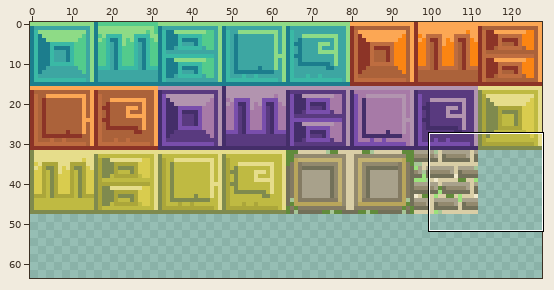
Sprite sheet, stored at data/tiles.png. Above, an overview of the earlier version with the close-up marked.
Close-up. Old version:
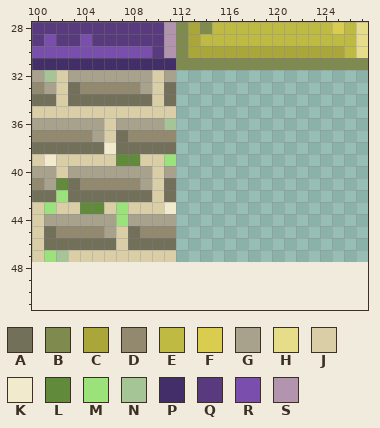
The file is 128x48 pixels. Shown: x 100..127, y 28..51. The old version is drawn lined up with the new one, on the new canvas. The commit also changed other parts of the picture, which this record leaves out.
Palette (. is transparent): A #727059  B #7f8a4e  C #aba63a  D #92896e  E #bfba42  F #d9cc4e  G #a8a18b  H #e6dd8b  J #d9cea6  K #f2eacd  L #618b3b  M #9be27a  N #a6c597  P #442e69  Q #593a7f  R #794eac  S #b294af
Pixels before, first column x 100:
28 QQQQQQQQQQQSBCBEEEEEEEEEEFEH
29 QRQQRQQQQQQSBCEEEEEEEEEEEEEH
30 RRRRRRRRRRQSBCCCCCCCCCCCCCEH
31 PPPPPPPPPPPPBBBBBBBBBBBBBBBB
32 GNJGGGGGGGJG................
33 DGJADDDDDGJA................
34 AAJAAAAAAAJA................
35 JJJJJJJJJJJJ................
36 GGGGGGJGGGGN................
37 DDDDDGJADDDD................
38 AAAAAAKAAAAA................
39 JKJJJJJLLJJM................
40 GGJGGGGGGGJG................
41 DGLADDDDDGJA................
42 AAMAAAAAAAJA................
43 JMJJLLJMJJJK................
44 JGGGGGGMGGGG................
45 JADDDDGJADDD................
46 JAAAAAAJAAAA................
47 JMNJJJJJJJJJ................
New version:
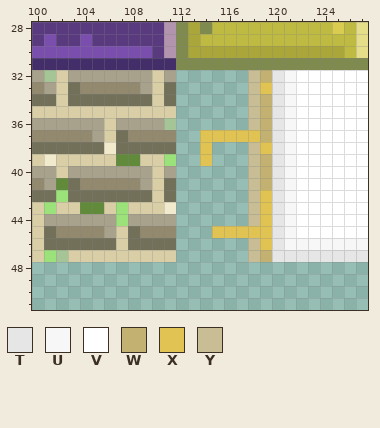
Colours new in this view: T #e6e6e6  U #f7f7f7  V #ffffff  W #c2b170  X #e0c352  Y #c8bd94
The exact change:
canvas 128x48 -> 128x64
y 32: x 118..127 .......... -> YWTUVVVVVV
y 33: x 118..127 .......... -> YXTUVVVVVV
y 34..36: x 118..127 .......... -> YWTUVVVVVV
y 37: x 114..127 .............. -> XXXXXWTUVVVVVV
y 38: x 114 . -> X; x 118..127 .......... -> YXTUVVVVVV
y 39: x 114 . -> X; x 118..127 .......... -> YWTUVVVVVV
y 40..41: x 118..127 .......... -> YWTUVVVVVV
y 42..44: x 118..127 .......... -> YXTUVVVVVV
y 45: x 115..127 ............. -> XXXXXTUVVVVVV
y 46: x 118..127 .......... -> YXTUUUUUUU
y 47: x 118..127 .......... -> YWTTTTTTTT
Boxes around the changes in both close-ups, in picture pixels (x1, y1, x2, y2):
added: (200, 70, 368, 262)
